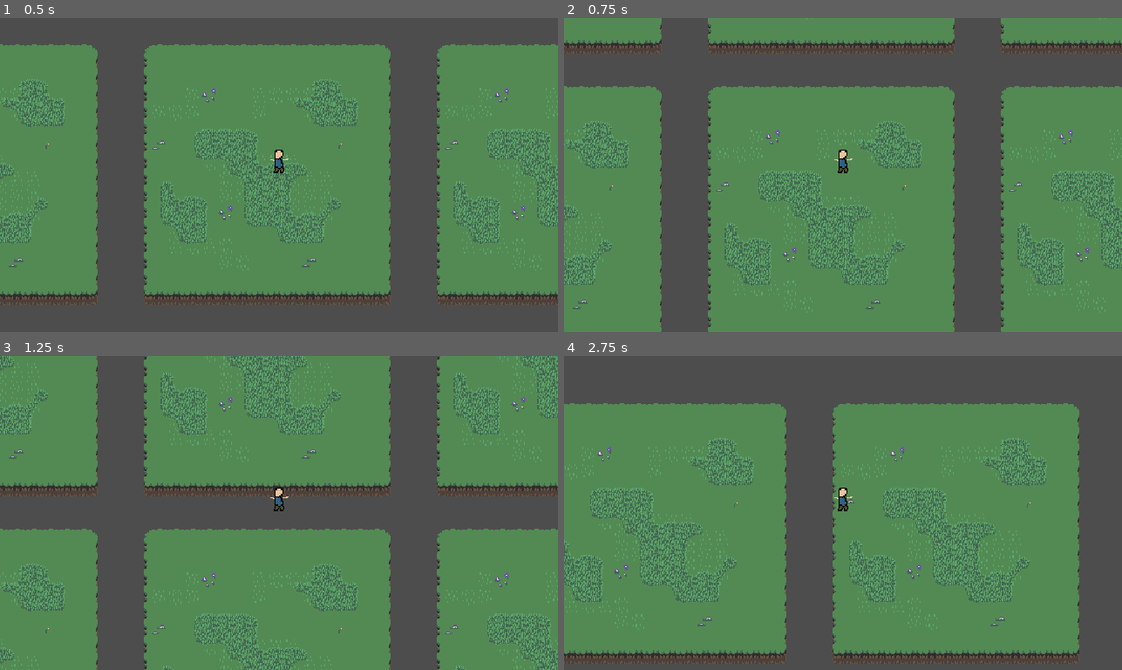
Above: before the commit, frames 1-4 (two rows, left to right).
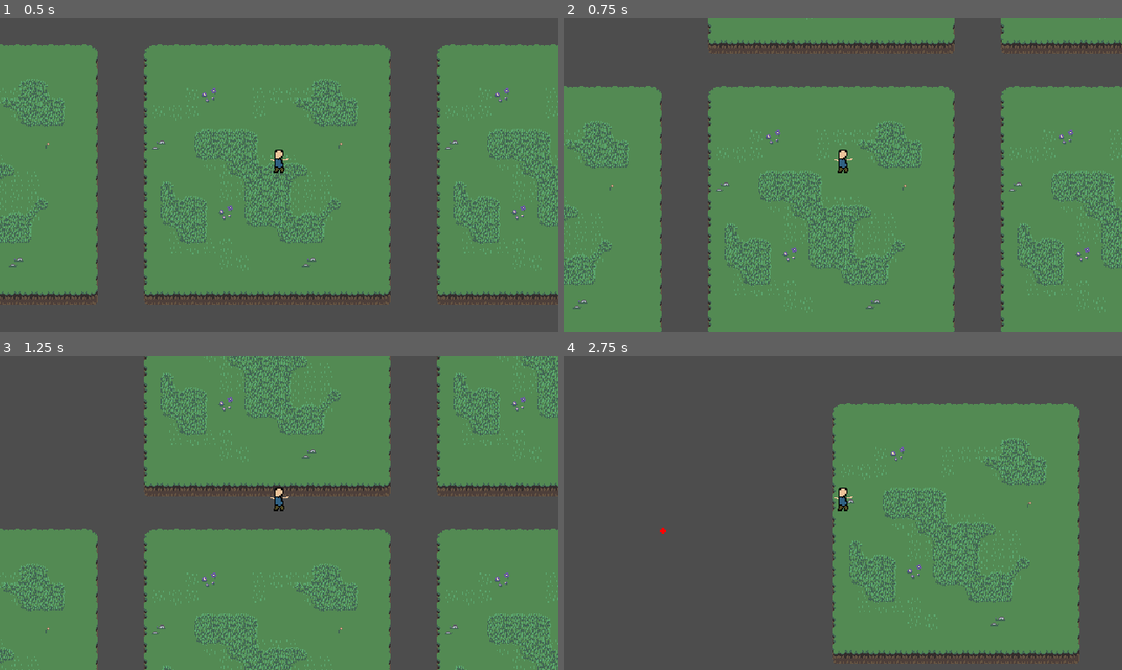
Above: after the commit, the same moments.

Repository: Yusless/tilespinninggame
Game: Godot game, scene res://scenes/main_scene.tscn
Two runs of this game, one before a commit and one after it. Both use one fixed random seed, a clock stepped at 60 frames per second and the inputs below.
Inputs:
- Up to frame 1 (0.5 s): no input
- Up to frame 2 (0.75 s): tap Enter at 0.5 s; hold W (move_up) from 0.53 s (still down)
- Up to frame 3 (1.25 s): keep holding W (move_up)
- Up to frame 4 (2.75 s): release W (move_up) at 2.03 s; hold A (move_left) from 2.03 s (still down)

Frame 1 is identical in both runs. In frame 2, 1.7% of the frame differs, in the area x 0-18%, y 0-12%; in frame 3, 7.6%; in frame 4, 32%, in the area x 0-40%, y 15-99%.

Commit message:
tileset testing

Diff:
--- a/scenes/main_scene.tscn
+++ b/scenes/main_scene.tscn
@@ -2,9 +2,9 @@
 
 [ext_resource type="Texture2D" uid="uid://dijrcbj2jmakg" path="res://assets/tilemap.png" id="1_pw63i"]
 [ext_resource type="PackedScene" uid="uid://c5bhx5utsovbg" path="res://scenes/player.tscn" id="1_w2twt"]
-[ext_resource type="Script" uid="uid://cvbxoliwiw2oe" path="res://scenes/tile_map_layer.gd" id="2_gubc5"]
-[ext_resource type="Script" uid="uid://c52h00sukof0w" path="res://scripts/cells_register.gd" id="3_7ykc4"]
-[ext_resource type="Script" uid="uid://cq0gyl52d5nre" path="res://scenes/map_system.gd" id="4_rt2n2"]
+[ext_resource type="Script" uid="uid://cvbxoliwiw2oe" path="res://scripts/tile_map_layer.gd" id="2_gubc5"]
+[ext_resource type="Script" uid="uid://c52h00sukof0w" path="res://scripts/cells_system.gd" id="3_7ykc4"]
+[ext_resource type="Script" uid="uid://cq0gyl52d5nre" path="res://scripts/map_system.gd" id="4_rt2n2"]
 
 [sub_resource type="TileSetAtlasSource" id="TileSetAtlasSource_7ykc4"]
 texture = ExtResource("1_pw63i")
@@ -21,7 +21,8 @@
 [node name="MainScene" type="Node" unique_id=2095065835]
 
 [node name="TileMapLayer" type="TileMapLayer" parent="." unique_id=934223199]
-tile_map_data = PackedByteArray("AAABAAAAAAAAAAAAAAAAAAAAAAAAAAAAAAD//wAAAAAAAAAAAAD/////AAAAAAAAAAAAAP//AAAAAAAAAAABAP//AAAAAAAAAAABAP7/AAAAAAAAAAD///7/AAAAAAAAAAAAAP7/AAAAAAAAAAA=")
+position = Vector2(0, 1)
+tile_map_data = PackedByteArray("AAAAAP//AAAAAAAAAAAAAAAAAAABAAAAAAABAP//AAAAAAEAAAABAAAAAAABAAAAAAD/////AAABAAAAAAD//wAAAAABAAAAAAD///7/AAABAAEAAAAAAP7/AAAAAAEAAAABAP7/AAABAAAAAAA=")
 tile_set = SubResource("TileSet_3xd07")
 script = ExtResource("2_gubc5")
 
@@ -31,5 +32,5 @@
 [node name="MapSystem" type="Node" parent="." unique_id=2095547045]
 script = ExtResource("4_rt2n2")
 
-[node name="CellsRegister" type="Node2D" parent="." unique_id=280263883]
+[node name="CellsSystem" type="Node2D" parent="." unique_id=280263883]
 script = ExtResource("3_7ykc4")
--- a/scripts/cells_register.gd
+++ /dev/null
@@ -1,20 +0,0 @@
-extends Node
-
-var tile_scene = preload("res://scenes/Tile.tscn")
-
-func _ready() -> void:
-	replace_tileset_with_cells()
-
-
-func _process(delta: float) -> void:
-	pass
-
-
-func replace_tileset_with_cells():
-	var layer = get_parent().get_node("TileMapLayer")
-	var tiles = layer.get_used_cells()
-	for tile in tiles:
-		var tile_position = layer.map_to_local(tile)
-		var node = tile_scene.instantiate()
-		node.position = tile_position
-		add_child(node)
--- /dev/null
+++ b/scripts/cells_system.gd
@@ -0,0 +1,37 @@
+extends Node
+
+
+
+var hub_scene = preload("res://scenes/Tile.tscn")
+var forest_scene = preload("res://scenes/Tile.tscn")
+var plain_scene = preload("res://scenes/Tile.tscn")
+var mointain_scene = preload("res://scenes/player.tscn")
+
+var altas_coords_to_tile_scene = {
+	Vector2i(0,0): hub_scene,
+	Vector2i(1,0): forest_scene,
+	Vector2i(0,1): plain_scene,
+	Vector2i(1,1): mointain_scene
+}
+
+func _ready() -> void:
+	replace_tileset_with_cells()
+
+
+func _process(delta: float) -> void:
+	pass
+
+
+func replace_tileset_with_cells():
+	var layer = get_parent().get_node("TileMapLayer")
+	var cells = layer.get_used_cells()
+	for cell in cells:
+		var atlas_coords = layer.get_cell_atlas_coords(cell)
+		var cell_position = layer.map_to_local(cell)
+
+		var node = altas_coords_to_tile_scene.get(atlas_coords).instantiate()
+		node.position = cell_position
+		add_child(node)
+
+func create_map_from_tileset():
+	pass
--- a/scenes/tile_map_layer.gd
+++ b/scripts/tile_map_layer.gd
@@ -3,9 +3,13 @@
 
 # Called when the node enters the scene tree for the first time.
 func _ready() -> void:
-	pass # Replace with function body.
+	add_data_to_tiles()
 
 
 # Called every frame. 'delta' is the elapsed time since the previous frame.
 func _process(delta: float) -> void:
 	pass
+
+
+func add_data_to_tiles():
+	get_cell_atlas_coords(Vector2i(1,-2))
Binary file changed: assets/tilemap.png
Renamed: scripts/cells_register.gd.uid -> scripts/cells_system.gd.uid
Renamed: scenes/map_system.gd -> scripts/map_system.gd
Renamed: scenes/map_system.gd.uid -> scripts/map_system.gd.uid
Renamed: scenes/tile_map_layer.gd.uid -> scripts/tile_map_layer.gd.uid
